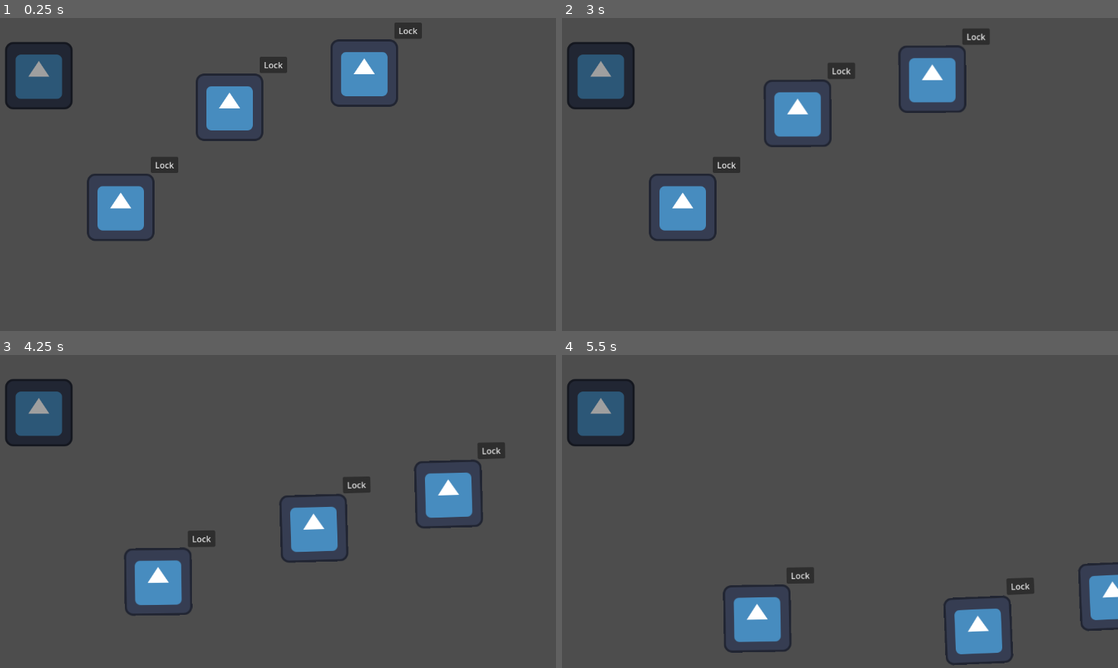
Above: before the commit, frames 1-4 (two rows, left to right).
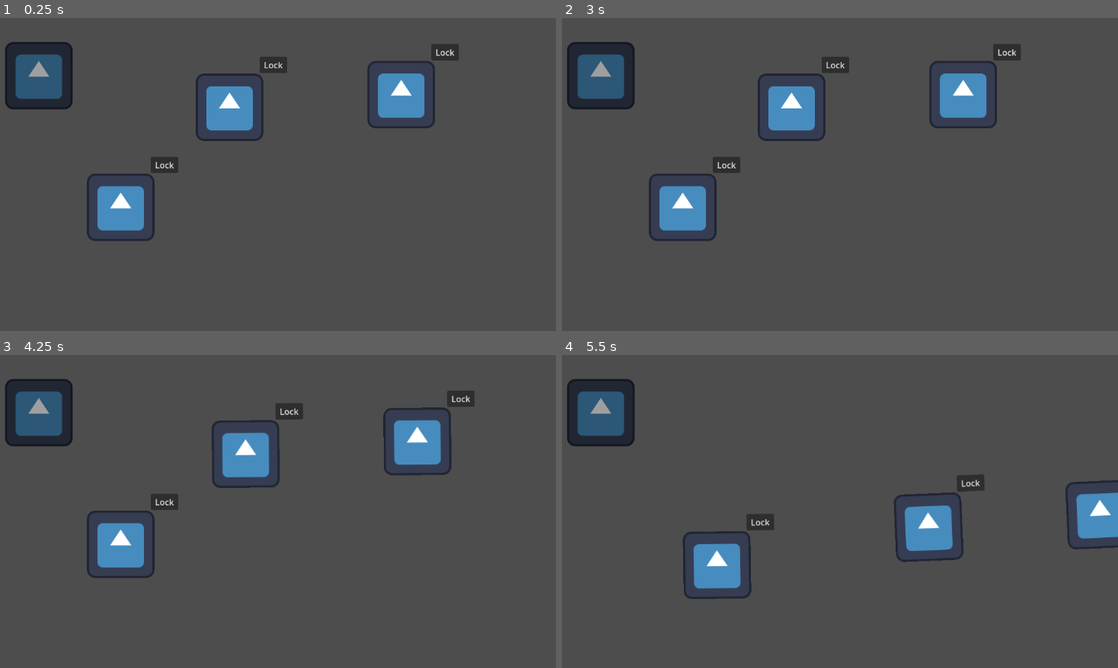
Above: after the commit, the same moments.

Repository: Kaczs/school-jam
Game: Godot game, scene res://Scenes/Levels/wind_testing.tscn
Same seed, same stepped clock (60 frames per second), same inputs: the game is played once before the commit and once after it. The engine's default icon, where the game draws it, is replaced by a stand-in: a white triangle on a blue panel in a dark square.
Inputs (mouse positions are in pixels of both pictures, inside the frame that each line leads up to):
- Up to frame 1 (0.25 s): no input
- Up to frame 2 (3 s): click "Lock" at 0.5 s; click "Lock" at 1.25 s; click "Lock" at 2 s; tap Enter at 2.75 s; move the mouse to (945, 143) at 2.77 s; press the mouse at (945, 143) at 2.78 s
- Up to frame 3 (4.25 s): tap Enter at 3.05 s; release the mouse at (383, 480) at 3.5 s; drag from (127, 514) to (222, 564) at 3.52 s
- Up to frame 4 (5.5 s): move the mouse to (873, 423) at 4.27 s; press the mouse at (873, 423) at 4.28 s; tap Enter at 4.55 s; release the mouse at (873, 423) at 5 s; drag from (784, 564) to (628, 445) at 5.02 s

The runs differ from the first frame. In frame 1, 3.1% of the frame differs, in the area x 59-83%, y 1-36%; in frame 2, 4.5%; in frame 3, 10%, in the area x 15-91%, y 11-84%; in frame 4, 9.3%.

Commit message:
Direction based on mouse drag

Diff:
--- a/Scenes/Levels/wind_testing.tscn
+++ b/Scenes/Levels/wind_testing.tscn
@@ -14,7 +14,7 @@
 gravity_scale = 0.0
 
 [node name="Box5" parent="." unique_id=658448815 instance=ExtResource("2_e32ip")]
-position = Vector2(789, 158)
+position = Vector2(859, 199)
 gravity_scale = 0.0
 
 [node name="Box2" parent="." unique_id=1866003390 instance=ExtResource("2_e32ip")]
@@ -34,3 +34,4 @@
 texture = ExtResource("1_1be16")
 
 [node name="WindController" parent="." unique_id=1545098080 instance=ExtResource("1_rbtxk")]
+wind_force = 10000
--- a/Scripts/wind_controller.gd
+++ b/Scripts/wind_controller.gd
@@ -1,17 +1,20 @@
 extends Node
 
-func _process(delta):
-	if Input.is_key_pressed(KEY_ENTER):
-		print("Pressing Key")
-		global_wind()
+@export var wind_force = 1000
+var drag_direction = Vector2(0, 0)
 
-
-func global_wind():
+func global_wind(direction:Vector2):
 	print("Winnnnnd")
 	var targets = get_tree().get_nodes_in_group("affected by wind")
 	for target in targets:
-		target.parent_body.apply_force(Vector2(1000, 1000))
+		target.parent_body.apply_force(Vector2(direction.x * wind_force, direction.y * wind_force))
 
-# Find Direction
-
-# Apply force in that direction
+# Getting the mouse drags to know what direction to send wind.
+func _input(event: InputEvent) -> void:
+	# If we press wind button, start tracking the motion.
+	if Input.is_action_pressed("wind"):
+		if event is InputEventMouseMotion:
+				drag_direction = event.relative.normalized()
+	# Once we release the button act on that motion
+	if Input.is_action_just_released("wind"):
+		global_wind(drag_direction)
--- a/project.godot
+++ b/project.godot
@@ -23,6 +23,14 @@
 
 "affected by wind"=""
 
+[input]
+
+wind={
+"deadzone": 0.2,
+"events": [Object(InputEventMouseButton,"resource_local_to_scene":false,"resource_name":"","device":-1,"window_id":0,"alt_pressed":false,"shift_pressed":false,"ctrl_pressed":false,"meta_pressed":false,"button_mask":0,"position":Vector2(0, 0),"global_position":Vector2(0, 0),"factor":1.0,"button_index":1,"canceled":false,"pressed":false,"double_click":false,"script":null)
+]
+}
+
 [rendering]
 
 renderer/rendering_method="gl_compatibility"
Not shown, added: Assets/Sprites/BallistaAttackTower.png.import
Not shown, added: Assets/Sprites/BombAttackTower.png.import
Not shown, added: Assets/Sprites/Cactus Cluster.png.import
Not shown, added: Assets/Sprites/CactusSmall.png.import
Not shown, added: Assets/Sprites/CactusSmallFlower.png.import
Not shown, added: Assets/Sprites/Pyramid.png.import
Not shown, added: Assets/Sprites/RingAttackTower.png.import
Not shown, added: Assets/Sprites/SandBase.png.import
Not shown, added: Assets/Sprites/SandVulnerableTower.png.import
Not shown, added: Assets/Sprites/StoneLong.png.import
Not shown, added: Assets/Sprites/StoneSmall.png.import
Not shown, added: Assets/Sprites/StoneSmallextra.png.import
(and 3 more such lines)
